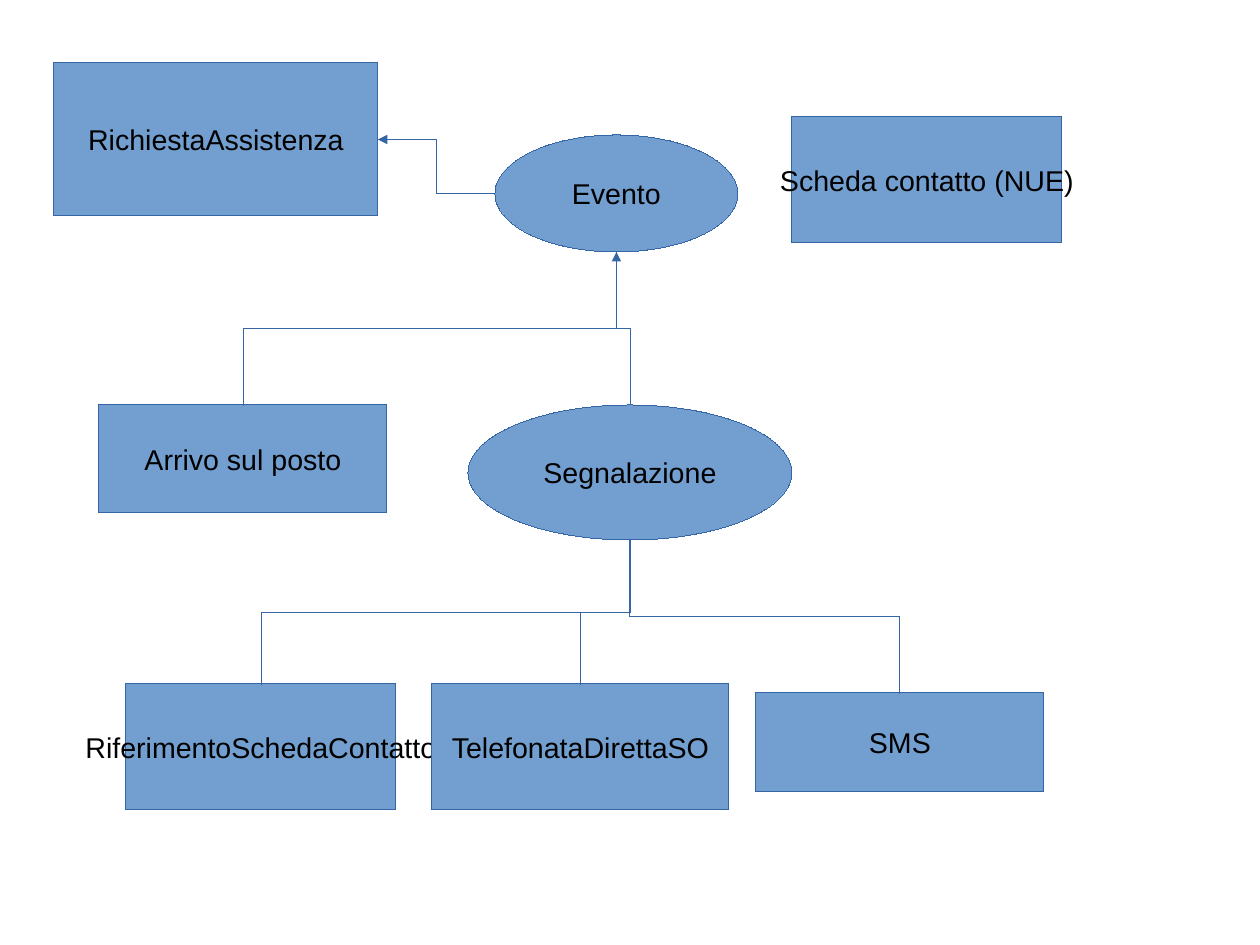
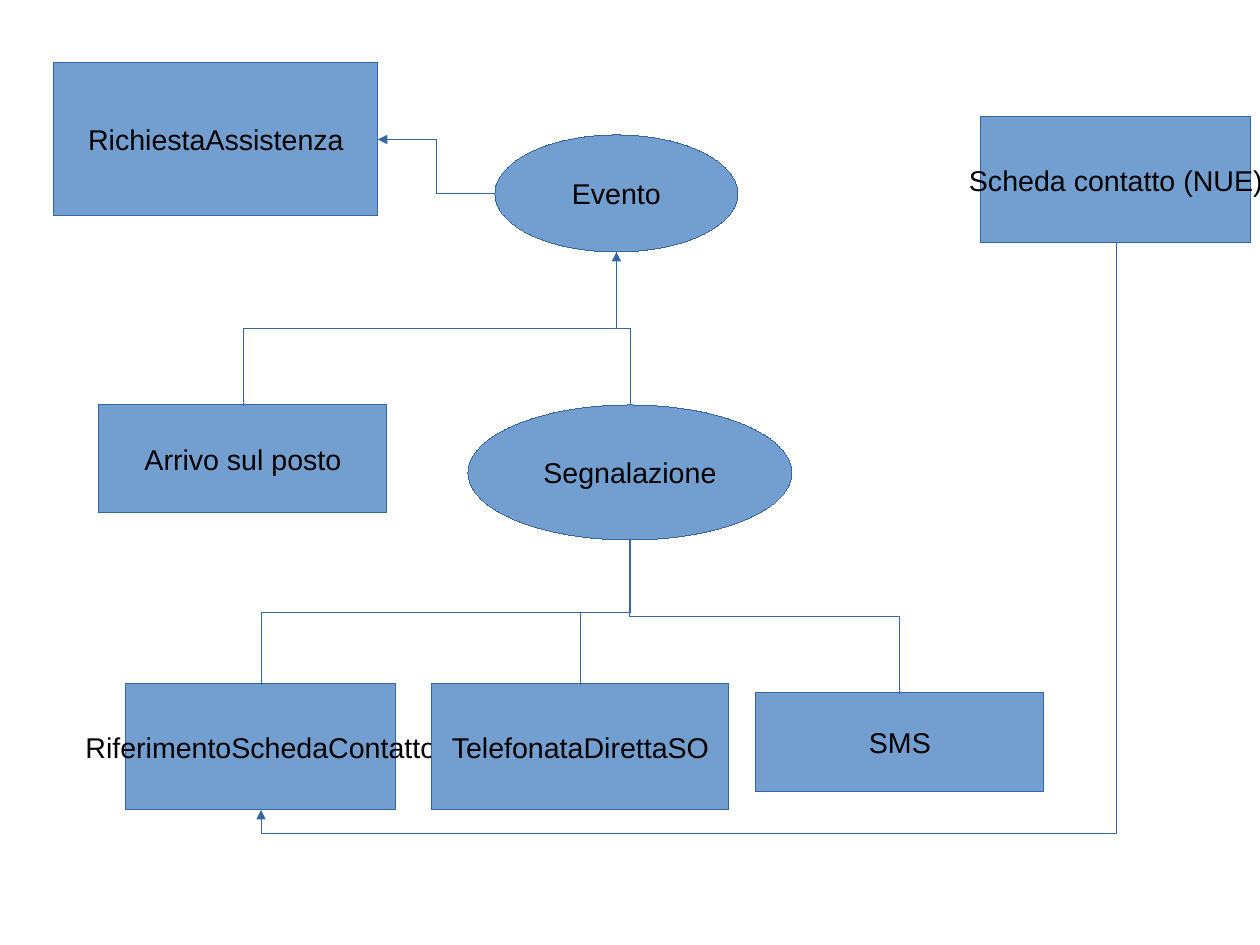
Before and after one commit to vvfosprojects/sovvf, a slide deck: slide 1 of doc/DiagrammiModello.odp. Drawn at 1260x945 pixels with LibreOffice and Linux fonts; fonts in the diff are those of the drawing. Boxes give left, top, right and bottom in pixels: in the first picture for what was removed or moved away, otherwise in the second. Text is boxed around its words. In the diff, an @@ line names an element or a change of style, - is before the commit and + after.

Commit message:
Ultima versione del class diagram che non era stata salvata per errore

```diff
--- a/doc/DiagrammiModello.odp
+++ b/doc/DiagrammiModello.odp
@@ rectangle "Scheda contatto (NUE)": place and size @@
-rectangle "Scheda contatto (NUE)" at box(792, 117, 1062, 242)
+rectangle "Scheda contatto (NUE)" at box(981, 117, 1251, 242)
@@ elbow arrow added from (1116, 244) to (261, 811), #3465A4 0 pt @@
```
